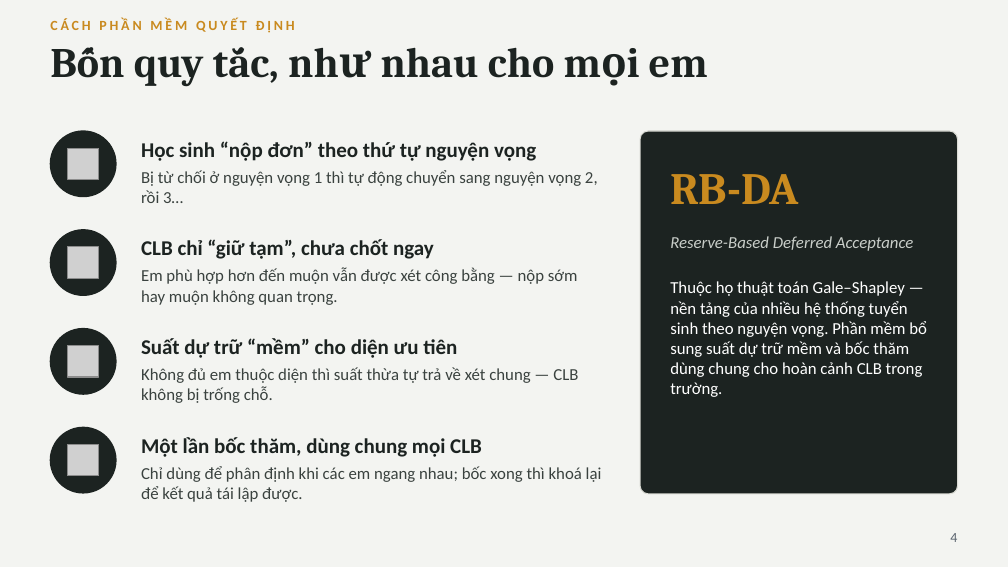
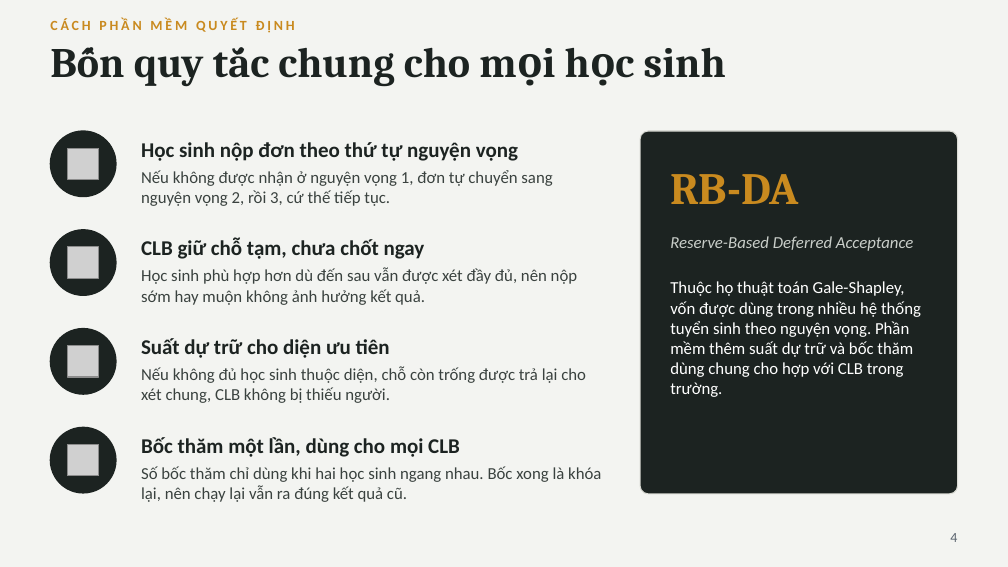
Before and after one commit to nguyenphanvantruong6969-arch/rbda-kiosk, a slide deck: slide 4 of TRINH_BAY_BAN_GIAM_HIEU.pptx. Drawn at 1008x567 pixels with LibreOffice and Linux fonts; fonts in the diff are those of the drawing; grey boxes stand for pictures. Boxes give left, top, right and bottom in pixels: in the first picture for what was removed or moved away, otherwise in the second. Text is boxed around its words. In the diff, an @@ line names an element or a change of style, - is before the commit and + after.

```diff
--- a/TRINH_BAY_BAN_GIAM_HIEU.pptx
+++ b/TRINH_BAY_BAN_GIAM_HIEU.pptx
@@ text at [134,47,726,87]: text changed @@
-Bốn quy tắc, như nhau cho mọi em
+Bốn quy tắc chung cho mọi học sinh
@@ text at [141,142,518,161]: text changed @@
-Học sinh “nộp đơn” theo thứ tự nguyện vọng
+Học sinh nộp đơn theo thứ tự nguyện vọng
@@ text at [141,170,552,206]: text changed @@
-Bị từ chối ở nguyện vọng 1 thì tự động chuyển sang nguyện vọng 2, rồi 3…
+Nếu không được nhận ở nguyện vọng 1, đơn tự chuyển sang nguyện vọng 2, rồi 3, cứ thế tiếp tục.
@@ text at [141,238,425,259]: text changed @@
-CLB chỉ “giữ tạm”, chưa chốt ngay
+CLB giữ chỗ tạm, chưa chốt ngay
@@ text at [141,268,577,305]: text changed @@
-Em phù hợp hơn đến muộn vẫn được xét công bằng — nộp sớm hay muộn không quan trọng.
+Học sinh phù hợp hơn dù đến sau vẫn được xét đầy đủ, nên nộp sớm hay muộn không ảnh hưởng kết quả.
@@ text at [670,281,921,397]: text changed @@
-Thuộc họ thuật toán Gale–Shapley — nền tảng của nhiều hệ thống tuyển sinh theo nguyện vọng. Phần mềm bổ sung suất dự trữ mềm và bốc thăm dùng chung cho hoàn cảnh CLB trong trường.
+Thuộc họ thuật toán Gale-Shapley, vốn được dùng trong nhiều hệ thống tuyển sinh theo nguyện vọng. Phần mềm thêm suất dự trữ và bốc thăm dùng chung cho hợp với CLB trong trường.
@@ text at [141,338,390,358]: text changed @@
-Suất dự trữ “mềm” cho diện ưu tiên
+Suất dự trữ cho diện ưu tiên
@@ text at [141,367,586,403]: text changed @@
-Không đủ em thuộc diện thì suất thừa tự trả về xét chung — CLB không bị trống chỗ.
+Nếu không đủ học sinh thuộc diện, chỗ còn trống được trả lại cho xét chung, CLB không bị thiếu người.
@@ text at [141,437,460,457]: text changed @@
-Một lần bốc thăm, dùng chung mọi CLB
+Bốc thăm một lần, dùng cho mọi CLB
@@ text at [141,466,601,502]: text changed @@
-Chỉ dùng để phân định khi các em ngang nhau; bốc xong thì khoá lại để kết quả tái lập được.
+Số bốc thăm chỉ dùng khi hai học sinh ngang nhau. Bốc xong là khóa lại, nên chạy lại vẫn ra đúng kết quả cũ.
```
Also in this commit, not shown: 10 other slides changed.
